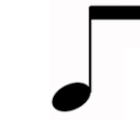
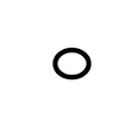
The second 140x120 image is a revision of the first. Changes to its layers:
hid "ti1" over (x1=49, y1=0, x2=140, y2=120)
added layer "notes.jpg" above "Up #1" over (x1=49, y1=0, x2=107, y2=120)
added layer "Up #1" above "Up" over (x1=49, y1=0, x2=140, y2=120)
added layer "Up" over (x1=49, y1=24, x2=99, y2=102)
